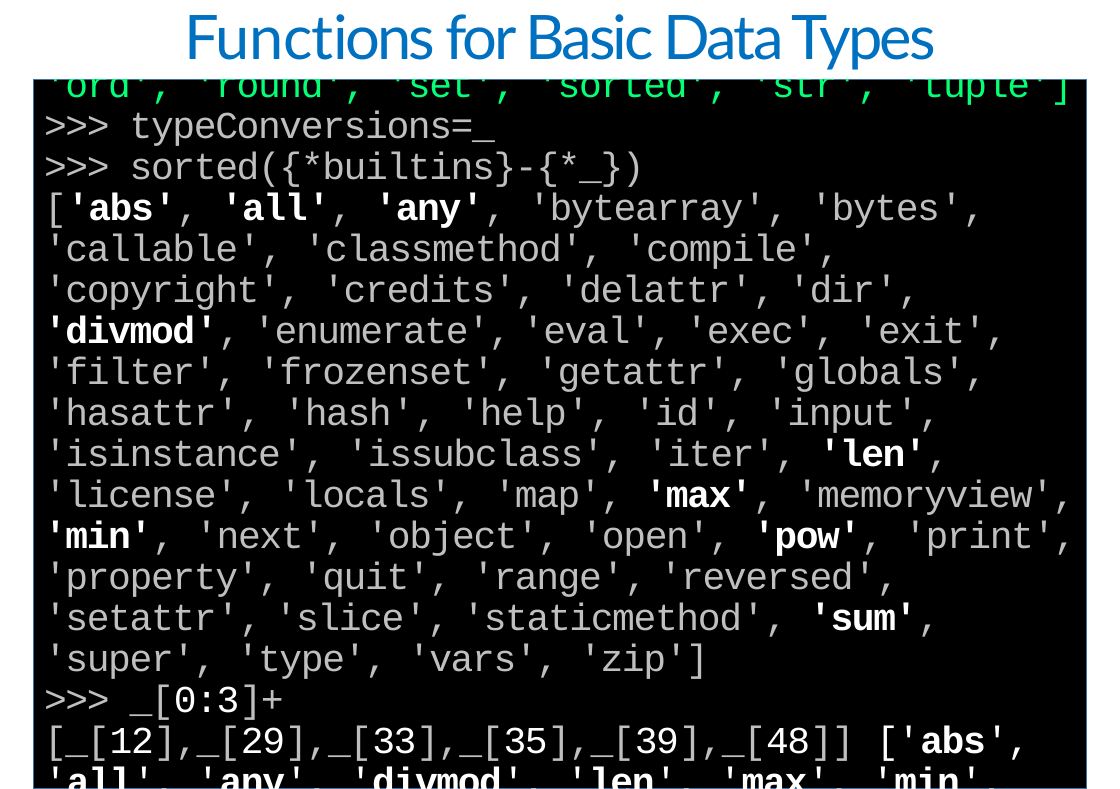
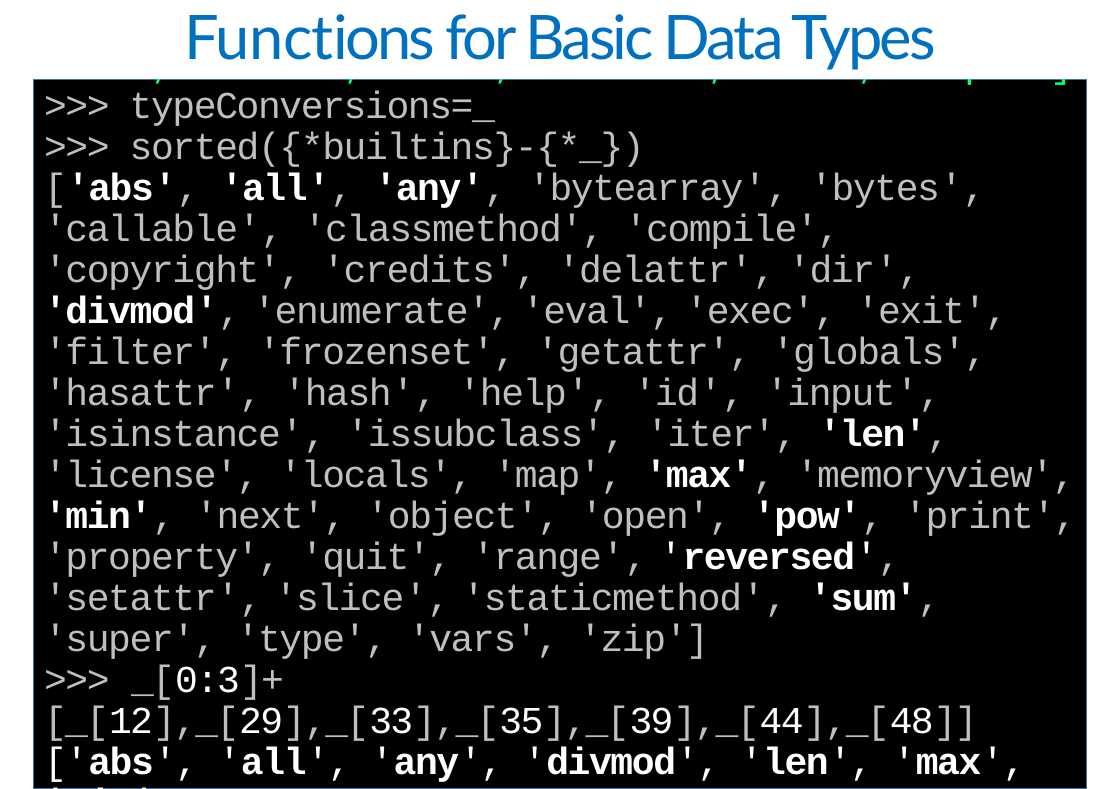
Before and after one commit to 25077667/NSYSU_python, a slide deck: slide 92 of ppt/Py20L3fin.pptx. Drawn at 1120x789 pixels with LibreOffice and Linux fonts; fonts in the diff are those of the drawing. Boxes give left, top, right and bottom in pixels: in the first picture for what was removed or moved away, otherwise in the second. Text is boxed around its words. In the diff, an @@ line names an element or a change of style, - is before the commit and + after.

```diff
--- a/ppt/Py20L3fin.pptx
+++ b/ppt/Py20L3fin.pptx
@@ text in rectangle at <box>44,173,1077,659</box>: text colour #BFBFBF to #FFFFFF, bold on in "'reversed'," @@
@@ text in rectangle at <box>44,665,1026,782</box>: text changed @@
->>> _[0:3]+[_[12],_[29],_[33],_[35],_[39],_[48]] ['abs', 'all', 'any', 'divmod', 'len', 'max', 'min',
-'pow', 'sum']
+>>> _[0:3]+[_[12],_[29],_[33],_[35],_[39],_[44],_[48]]
+['abs', 'all', 'any', 'divmod', 'len', 'max', 'min',
+'pow', 'reversed', 'sum']
```
Also in this commit, not shown: 25 other slides changed, 4 slides added, 3 other files.
